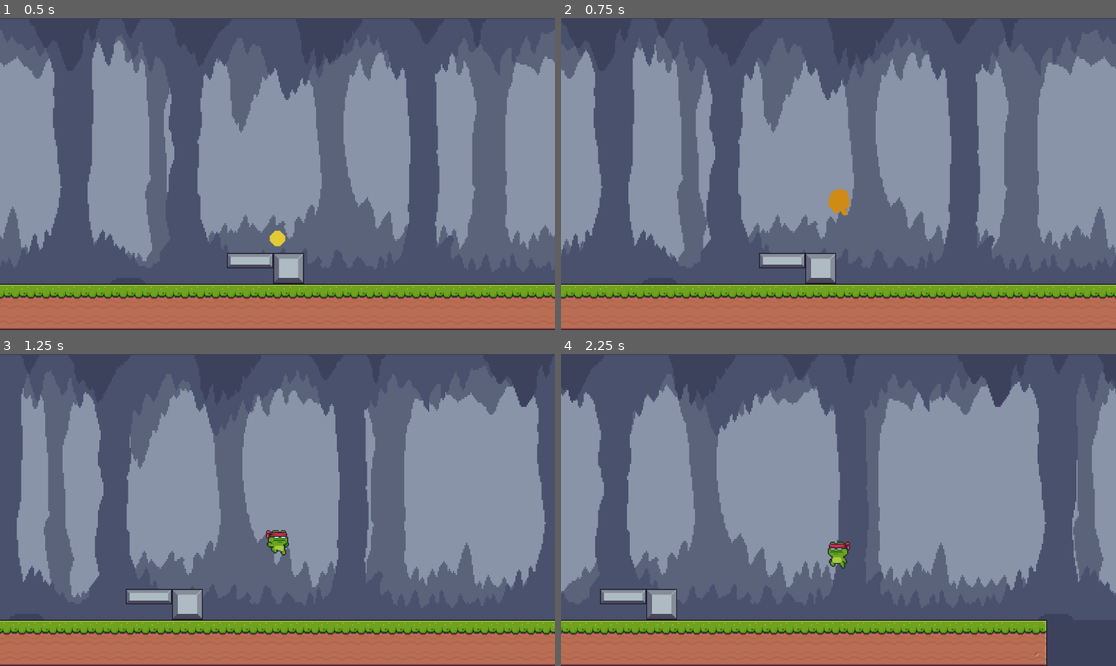
Above: before the commit, frames 1-4 (two rows, left to right).
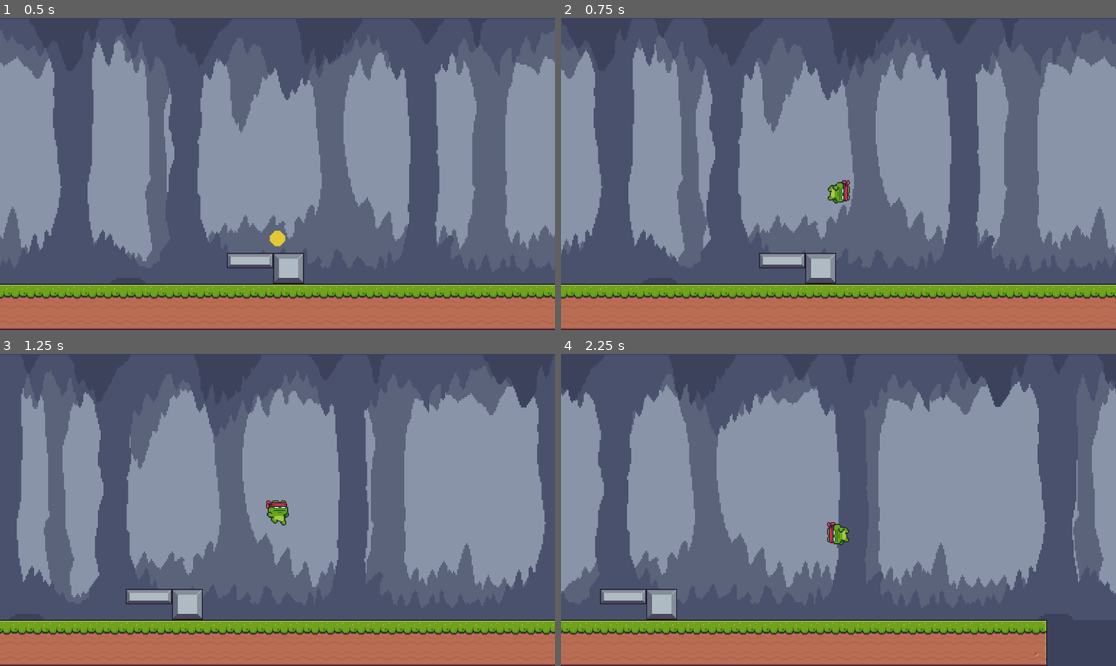
Above: after the commit, the same moments.

Repository: Jhon-mantila/ninja-frog
Game: Godot game, scene res://Scenes/Screen/screen_1.tscn
The game is run twice, just before and just after one commit, with the same random seed, the same clock (stepped at 60 frames per second) and the same inputs.
Inputs:
- Up to frame 1 (0.5 s): no input
- Up to frame 2 (0.75 s): tap Enter (ui_accept) at 0.5, 0.6 s; hold Right (ui_right) from 0.53 s (still down)
- Up to frame 3 (1.25 s): keep holding Right (ui_right); tap Enter (ui_accept) at 0.77, 1.07 s
- Up to frame 4 (2.25 s): tap Enter (ui_accept) at 1.35, 1.52, 1.82, 2.1 s; release Right (ui_right) at 2.03 s; hold Left (ui_left) from 2.03 s (still down)

Frame 1 is identical in both runs. In frame 2, 0.4% of the frame differs, in the area x 48-53%, y 51-64%; in frame 3, 0.6%, in the area x 3-99%, y 6-77%; in frame 4, 0.5%.

Commit message:
Doble salto para el ninja frog

Diff:
--- a/Scenes/Characters/frog.gd
+++ b/Scenes/Characters/frog.gd
@@ -6,9 +6,11 @@
 
 # Get the gravity from the project settings to be synced with RigidBody nodes.
 var gravity = ProjectSettings.get_setting("physics/2d/default_gravity")
-var appeared: bool = false
+var allow_animation: bool = false
 var leaved_floor : bool = false
 var had_jump: bool = false
+var max_jump: int = 2
+var count_jump: int = 0
 
 func _ready():
 	$animacionesFrog.play("appear")
@@ -16,8 +18,10 @@
 func _physics_process(delta):
 
 	if is_on_floor():
+		#usar las variables para resetiar las que controlan el salto
 		leaved_floor = false
 		had_jump = false
+		count_jump = 0
 
 	# Add the gravity.
 	if not is_on_floor():
@@ -28,6 +32,12 @@
 
 	# Handle jump.
 	if Input.is_action_just_pressed("ui_accept") and right_to_jump():
+		if count_jump == 1:
+			allow_animation = false
+			$animacionesFrog.play("double_jump")
+		count_jump += 1
+
+		print(count_jump)
 		velocity.y = JUMP_VELOCITY
 
 	# Get the input direction and handle the movement/deceleration.
@@ -43,8 +53,8 @@
 	decide_animation()
 
 func decide_animation():
-
-	if not appeared : return
+	print("permitir salto: ", allow_animation)
+	if not allow_animation : return
 
 	if velocity.x == 0:
 		#idle
@@ -68,7 +78,9 @@
 		pass
 
 func right_to_jump():
-	if had_jump: return false
+	if had_jump:
+		if count_jump < max_jump: return true
+		else: return false
 	if is_on_floor():
 		had_jump = true
 		return true
@@ -80,8 +92,8 @@
 ################
 func _on_animaciones_frog_animation_finished():
 	print($animacionesFrog.animation)
-	if $animacionesFrog.animation == "appear":
-		appeared = true # Replace with function body.
+	if $animacionesFrog.animation == "appear" || $animacionesFrog.animation == "double_jump":
+		allow_animation = true # Replace with function body.
 
 func _on_coyote_timer_timeout():
 	print("Inicio contador boom!")
--- a/Scenes/Characters/frog.tscn
+++ b/Scenes/Characters/frog.tscn
@@ -350,7 +350,7 @@
 "duration": 1.0,
 "texture": SubResource("AtlasTexture_g1bfq")
 }],
-"loop": true,
+"loop": false,
 "name": &"double_jump",
 "speed": 13.0
 }, {
@@ -466,7 +466,7 @@
 
 [node name="animacionesFrog" type="AnimatedSprite2D" parent="."]
 sprite_frames = SubResource("SpriteFrames_roob4")
-animation = &"Idle"
+animation = &"double_jump"
 
 [node name="CollisionShape2D" type="CollisionShape2D" parent="."]
 position = Vector2(0, 1)
@@ -478,7 +478,7 @@
 editor_draw_drag_margin = true
 
 [node name="coyote_timer" type="Timer" parent="."]
-wait_time = 0.5
+wait_time = 0.1
 one_shot = true
 
 [connection signal="animation_finished" from="animacionesFrog" to="." method="_on_animaciones_frog_animation_finished"]
